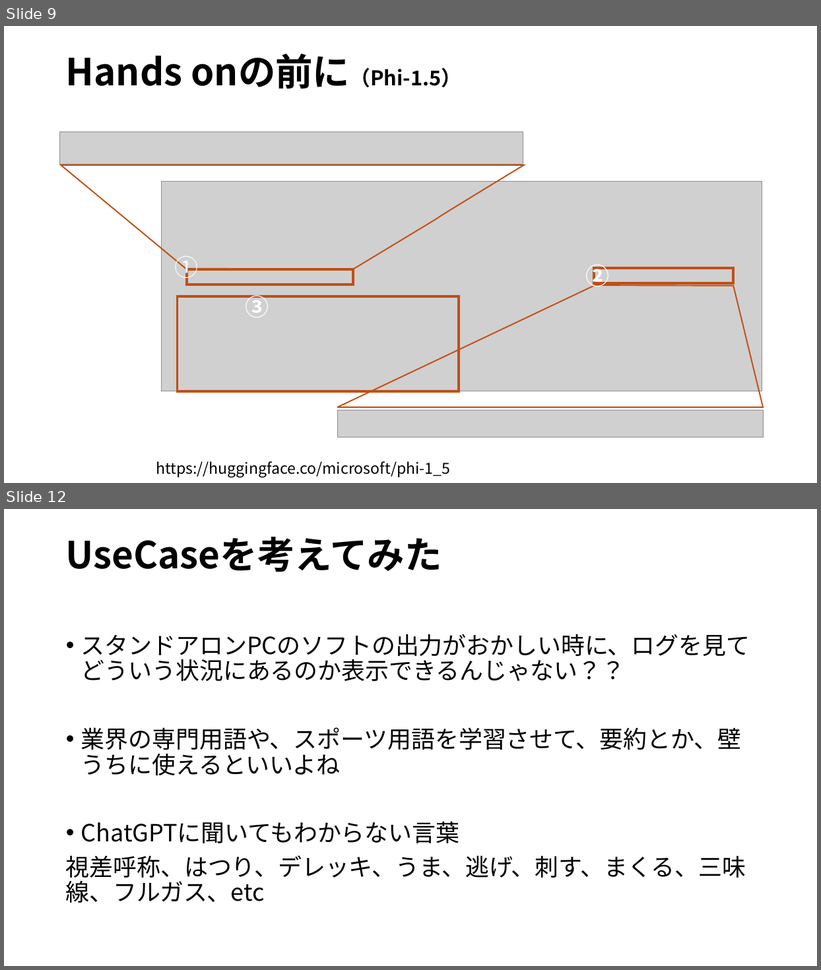
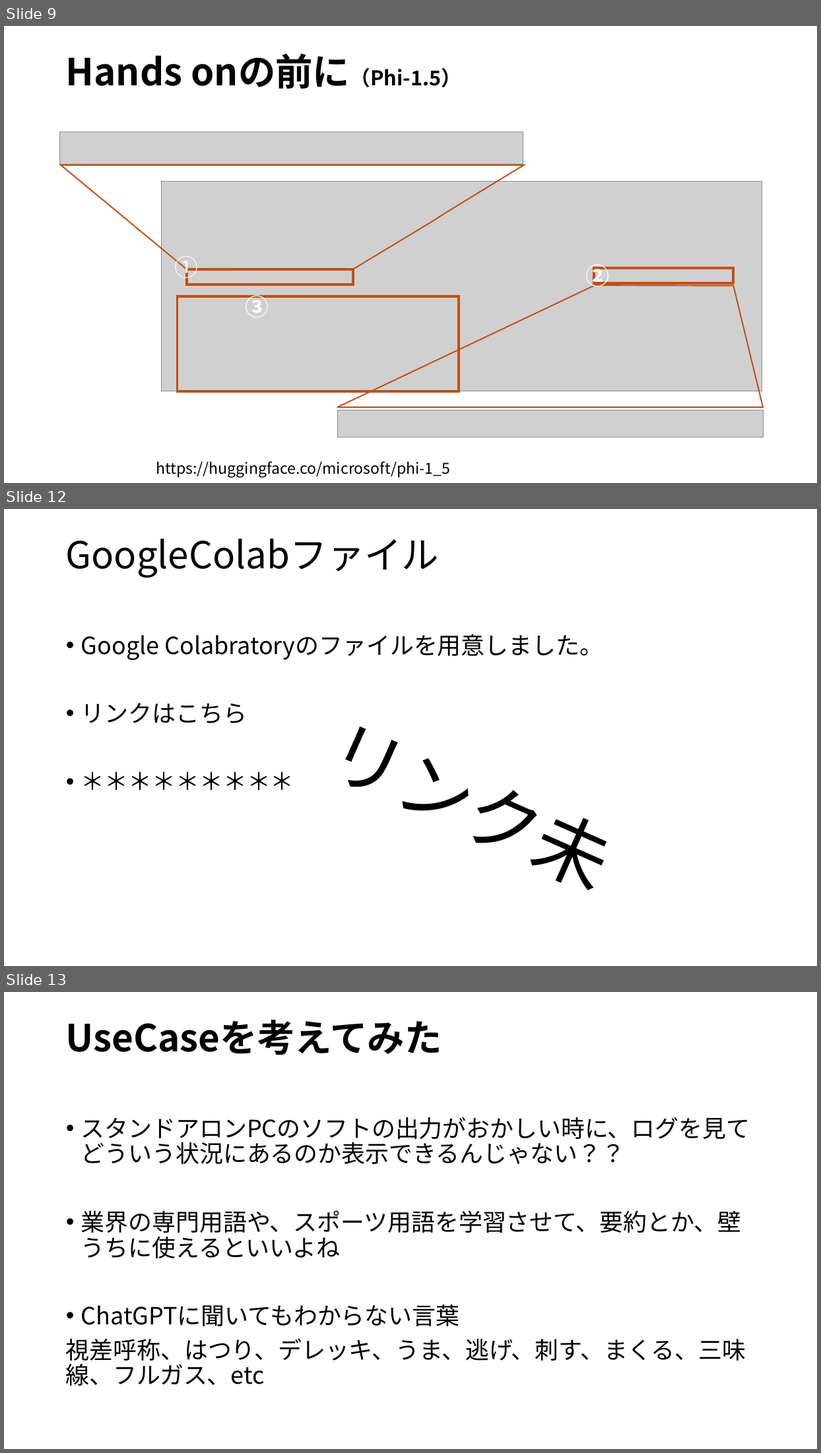
Before and after one commit to ikedachin/study_huggingface, a slide deck: huggingface 発表資料.pptx. Shown one above the other, each under a label of ours: slides 9 and 12 before the commit, slides 9, 12 and 13 after it; the slides between them are not shown. The pictures are 821x970 and 821x1453 pixels, drawn with LibreOffice and Linux fonts; fonts in the diff are those of the drawing; grey boxes stand for pictures; background and template pictures are left out. Boxes give left, top, right and bottom in pixels: in the first picture for what was removed or moved away, otherwise in the second. Text is boxed around its words. In the diff, an @@ line names an element or a change of style, - is before the commit and + after.

```diff
--- a/huggingface 発表資料.pptx
+++ b/huggingface 発表資料.pptx
@@ slide 12 added at bbox=[4, 509, 817, 966], background #FFFFFF @@
@@ title added at bbox=[66, 539, 440, 578], 44 pt, text #000000 @@
+GoogleColabファイル
@@ text added at bbox=[81, 634, 603, 723], 28 pt, text #000000 @@
+• Google Colabratoryのファイルを用意しました。
+• リンクはこちら
+• ＊＊＊＊＊＊＊＊＊
@@ rectangle added at bbox=[310, 698, 636, 914], fill #FFFFFF, 88 pt, text #000000 @@
+リンク未
@@ what was slide 12 is now slide 13 @@
```
Also in this commit, not shown: 6 slides changed, 1 other slide added, 1 slide removed.
